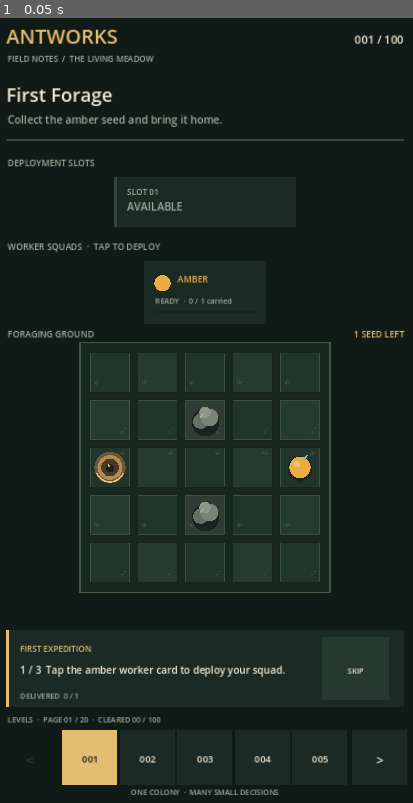
Above: before the commit, frame 1.
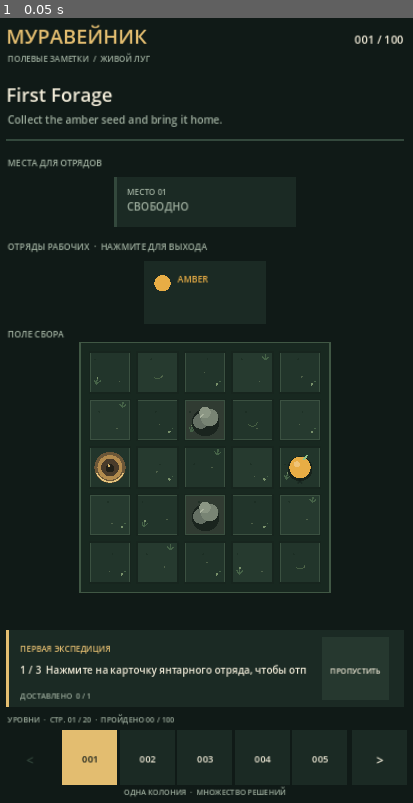
Above: after the commit, the same moment.

Repository: MaiklLX/Game-ANTS
Game: Godot game, scene res://scenes/main.tscn
The game is run twice, just before and just after one commit, with the same random seed, the same clock (stepped at 60 frames per second) and the same inputs.
Inputs:
- Up to frame 1 (0.05 s): no input

The runs differ from the first frame. In frame 1, 2.6% of the frame differs, in the area x 1-99%, y 0-100%.
Error after the commit: Invalid access to property or key 'несут' on a base object of type 'Dictionary'. (res://scripts/ui/game_screen.gd:222)

Commit message:
feat(ui): localize core game interface to Russian and enrich field details

Diff:
--- a/scripts/ui/game_screen.gd
+++ b/scripts/ui/game_screen.gd
@@ -39,7 +39,7 @@
 var _tutorial_step: int = -1
 var _tutorial_skip_rect := Rect2()
 var _selected_squad_id: String = ""
-var _status: String = "Choose a squad to begin."
+var _status: String = "Выберите отряд, чтобы начать."
 var _last_path: Array[Vector2i] = []
 var _last_target: Vector2i = Vector2i(-1, -1)
 var _last_path_start: Vector2i = Vector2i(-1, -1)
@@ -69,7 +69,7 @@
 	_colony = ColonyModelScript.new()
 	var catalog_result: Dictionary = CampaignCatalogScript.load_catalog(CAMPAIGN_MANIFEST_PATH)
 	if not catalog_result["valid"]:
-		_status = "Campaign data error: " + "; ".join(catalog_result["errors"])
+		_status = "Ошибка данных кампании: " + "; ".join(catalog_result["errors"])
 		push_error(_status)
 		queue_redraw()
 		return
@@ -80,7 +80,7 @@
 	_progress_store = ProgressStoreScript.new()
 	var progress_result: Dictionary = _progress_store.load_progress(level_ids)
 	if not progress_result.get("valid", false):
-		_progress_warning = String(progress_result.get("warning", "Progress data could not be loaded."))
+		_progress_warning = String(progress_result.get("warning", "Не удалось загрузить прогресс."))
 	else:
 		_progress_warning = String(progress_result.get("warning", ""))
 	var initial_index := 0
@@ -126,12 +126,12 @@
 
 
 func _draw_header(font: Font) -> void:
-	draw_string(font, Vector2(42, 62), "ANTWORKS", HORIZONTAL_ALIGNMENT_LEFT, -1, ResponsiveLayoutScript.font_size(32, _ui_scale), COLOR_GOLD)
-	var chapter_title := String(_campaign_levels[_level_index].get("chapter_title", "CAMPAIGN")) if not _campaign_levels.is_empty() else "CAMPAIGN DATA"
-	draw_string(font, Vector2(44, 91), "FIELD NOTES  /  " + chapter_title.to_upper(), HORIZONTAL_ALIGNMENT_LEFT, 570, ResponsiveLayoutScript.font_size(13, _ui_scale), COLOR_MUTED)
+	draw_string(font, Vector2(42, 62), "МУРАВЕЙНИК", HORIZONTAL_ALIGNMENT_LEFT, -1, ResponsiveLayoutScript.font_size(32, _ui_scale), COLOR_GOLD)
+	var chapter_title := String(_campaign_levels[_level_index].get("chapter_title", "КАМПАНИЯ")) if not _campaign_levels.is_empty() else "ДАННЫЕ КАМПАНИИ"
+	draw_string(font, Vector2(44, 91), "ПОЛЕВЫЕ ЗАМЕТКИ  /  " + _chapter_title_ru(chapter_title), HORIZONTAL_ALIGNMENT_LEFT, 570, ResponsiveLayoutScript.font_size(13, _ui_scale), COLOR_MUTED)
 	draw_string(font, Vector2(560, 62), "%03d / %03d" % [_level_index + 1, _campaign_levels.size()], HORIZONTAL_ALIGNMENT_RIGHT, 118, ResponsiveLayoutScript.font_size(18, _ui_scale), COLOR_TEXT)
 
-	var title := String(_level_data.get("title", "New field"))
+	var title := String(_level_data.get("title", "Новое поле"))
 	var objective := _objective_for_display(String(_level_data.get("objective", "")))
 	draw_string(font, Vector2(42, 155), title, HORIZONTAL_ALIGNMENT_LEFT, 630, ResponsiveLayoutScript.font_size(30, _ui_scale), COLOR_TEXT)
 	draw_string(font, Vector2(44, 190), objective, HORIZONTAL_ALIGNMENT_LEFT, 632, ResponsiveLayoutScript.font_size(17, _ui_scale), COLOR_MUTED)
@@ -141,6 +141,22 @@
 		draw_line(Vector2(42, 236), Vector2(678, 236), COLOR_GRID, 2.0)
 	else:
 		draw_line(Vector2(42, 216), Vector2(678, 216), COLOR_GRID, 2.0)
+
+
+
+func _chapter_title_ru(value: String) -> String:
+	match value:
+		"The Living Meadow":
+			return "ЖИВОЙ ЛУГ"
+		"The Root Labyrinth":
+			return "ЛАБИРИНТ КОРНЕЙ"
+		"The Amber Orchard":
+			return "ЯНТАРНЫЙ САД"
+		"The Colony Heart: First Dawn":
+			return "СЕРДЦЕ КОЛОНИИ: ПЕРВЫЙ РАССВЕТ"
+		"CAMPAIGN":
+			return "КАМПАНИЯ"
+	return value
 
 
 func _objective_for_display(objective: String) -> String:
@@ -165,7 +181,7 @@
 
 
 func _draw_slots(font: Font) -> void:
-	draw_string(font, Vector2(44, 258 + _layout_extra * 0.08), "DEPLOYMENT SLOTS", HORIZONTAL_ALIGNMENT_LEFT, -1, ResponsiveLayoutScript.font_size(14, _ui_scale), COLOR_MUTED)
+	draw_string(font, Vector2(44, 258 + _layout_extra * 0.08), "МЕСТА ДЛЯ ОТРЯДОВ", HORIZONTAL_ALIGNMENT_LEFT, -1, ResponsiveLayoutScript.font_size(14, _ui_scale), COLOR_MUTED)
 	_slot_rects.clear()
 	var slot_count: int = _colony.slot_capacity
 	var slot_gap := 8.0 if slot_count >= 3 else 14.0
@@ -178,12 +194,12 @@
 		draw_rect(rect, COLOR_PANEL_LIGHT if _slot_is_occupied(index) else COLOR_PANEL)
 		draw_rect(Rect2(rect.position, Vector2(4, rect.size.y)), COLOR_GOLD if _slot_is_occupied(index) else COLOR_GRID)
 		var occupant := _slot_occupant(index)
-		draw_string(font, rect.position + Vector2(20, 28), "SLOT %02d" % (index + 1), HORIZONTAL_ALIGNMENT_LEFT, -1, ResponsiveLayoutScript.font_size(13, _ui_scale), COLOR_MUTED)
-		draw_string(font, rect.position + Vector2(20, 53), occupant if not occupant.is_empty() else "AVAILABLE", HORIZONTAL_ALIGNMENT_LEFT, slot_width - 35, ResponsiveLayoutScript.font_size(17, _ui_scale), COLOR_TEXT if not occupant.is_empty() else COLOR_MUTED)
+		draw_string(font, rect.position + Vector2(20, 28), "МЕСТО %02d" % (index + 1), HORIZONTAL_ALIGNMENT_LEFT, -1, ResponsiveLayoutScript.font_size(13, _ui_scale), COLOR_MUTED)
+		draw_string(font, rect.position + Vector2(20, 53), occupant if not occupant.is_empty() else "СВОБОДНО", HORIZONTAL_ALIGNMENT_LEFT, slot_width - 35, ResponsiveLayoutScript.font_size(17, _ui_scale), COLOR_TEXT if not occupant.is_empty() else COLOR_MUTED)
 
 
 func _draw_squads(font: Font) -> void:
-	draw_string(font, Vector2(44, 392 + _layout_extra * 0.18), "WORKER SQUADS  ·  TAP TO DEPLOY", HORIZONTAL_ALIGNMENT_LEFT, -1, ResponsiveLayoutScript.font_size(14, _ui_scale), COLOR_MUTED)
+	draw_string(font, Vector2(44, 392 + _layout_extra * 0.18), "ОТРЯДЫ РАБОЧИХ  ·  НАЖМИТЕ ДЛЯ ВЫХОДА", HORIZONTAL_ALIGNMENT_LEFT, -1, ResponsiveLayoutScript.font_size(14, _ui_scale), COLOR_MUTED)
 	_squad_rects.clear()
 	var ids := _colony.get_squad_ids()
 	var card_width := ResponsiveLayoutScript.squad_card_width(ids.size())
@@ -202,13 +218,13 @@
 		var squad_color: Color = _color_for(String(squad["color"]))
 		_draw_color_mark(rect.position + Vector2(30, 35), String(squad["color"]), 13.0)
 		draw_string(font, rect.position + Vector2(54, 34), String(squad["color"]).to_upper(), HORIZONTAL_ALIGNMENT_LEFT, -1, ResponsiveLayoutScript.font_size(14, _ui_scale), squad_color)
-		var state := "ON FIELD" if squad["deployed"] else "READY"
-		var carried := int(squad["carried"])
+		var state := "В ПОЛЕ" if squad["deployed"] else "ГОТОВ"
+		var carried := int(squad["несут"])
 		var capacity := int(squad["capacity"])
 		var load_text := "%d/%d" % [carried, capacity] if ids.size() >= 4 else "%d / %d carried" % [carried, capacity]
 		var state_label := state
 		if ids.size() >= 4:
-			state_label = "FIELD" if squad["deployed"] else "READY"
+			state_label = "В ПОЛЕ" if squad["deployed"] else "ГОТОВ"
 		draw_string(font, rect.position + Vector2(18, 68), state_label + "  ·  " + load_text, HORIZONTAL_ALIGNMENT_LEFT, card_width - 28, ResponsiveLayoutScript.font_size(12, _ui_scale), COLOR_MUTED)
 		var meter := Rect2(rect.position + Vector2(18, 79), Vector2(card_width - 36, 4))
 		draw_rect(meter, Color("#17231d"))
@@ -224,8 +240,8 @@
 	_board_gap = CELL_GAP
 
 	var board_label_y := _board_origin.y - 22.0
-	draw_string(font, Vector2(44, board_label_y), "FORAGING GROUND", HORIZONTAL_ALIGNMENT_LEFT, -1, ResponsiveLayoutScript.font_size(14, _ui_scale), COLOR_MUTED)
-	var resource_label := "%d SEED%s LEFT" % [_board.remaining_resources, "" if _board.remaining_resources == 1 else "S"]
+	draw_string(font, Vector2(44, board_label_y), "ПОЛЕ СБОРА", HORIZONTAL_ALIGNMENT_LEFT, -1, ResponsiveLayoutScript.font_size(14, _ui_scale), COLOR_MUTED)
+	var resource_label := "ОСТАЛОСЬ СЕМЯН: %d" % [_board.remaining_resources, "" if _board.remaining_resources == 1 else "S"]
 	draw_string(font, Vector2(498, board_label_y), resource_label, HORIZONTAL_ALIGNMENT_RIGHT, 180, ResponsiveLayoutScript.font_size(14, _ui_scale), COLOR_GOLD)
 
 	var board_frame := Rect2(_board_origin - Vector2(14, 14), Vector2(board_width, board_height) + Vector2(28, 28))
@@ -266,7 +282,7 @@
 			_draw_ant(ant_position, _selected_squad_color(), 1.0 - float(ant_index) * 0.06)
 		# Show a carried seed beside the lead worker after pickup and on the return trip.
 		var selected_squad := _colony.get_squad(_selected_squad_id) if not _selected_squad_id.is_empty() else {}
-		if not selected_squad.is_empty() and int(selected_squad.get("carried", 0)) > 0:
+		if not selected_squad.is_empty() and int(selected_squad.get("несут", 0)) > 0:
 			var lead_position := _position_along_last_path(clampf(_ant_progress, 0.0, 1.0))
 			var seed_tint := _color_for(String(selected_squad.get("color", "amber")))
 			draw_circle(lead_position + Vector2(19, -15), 7.0, Color("#18231c"))
@@ -288,7 +304,7 @@
 	draw_rect(panel, panel_color)
 	draw_rect(Rect2(panel.position, Vector2(4, panel.size.y)), accent_color)
 
-	var heading := "FIELD CLEARED" if completed else "FIELD BLOCKED" if blocked else "FIRST EXPEDITION" if _tutorial_active else "COLONY LOG"
+	var heading := "ПОЛЕ ЗАЧИЩЕНО" if completed else "ПУТЬ ЗАБЛОКИРОВАН" if blocked else "ПЕРВАЯ ЭКСПЕДИЦИЯ" if _tutorial_active else "ЖУРНАЛ КОЛОНИИ"
 	draw_string(font, Vector2(64, 1035 + _layout_extra * 0.68), heading, HORIZONTAL_ALIGNMENT_LEFT, -1, ResponsiveLayoutScript.font_size(13, _ui_scale), accent_color if not _tutorial_active else COLOR_GOLD)
 	var action_width := ResponsiveLayoutScript.status_action_width(_ui_scale)
 	var action_height := ResponsiveLayoutScript.status_action_height(_ui_scale)
@@ -296,15 +312,15 @@
 	if _tutorial_active:
 		_tutorial_skip_rect = Rect2(action_x, panel.position.y + 12, action_width, action_height)
 		draw_rect(_tutorial_skip_rect, COLOR_PANEL_LIGHT)
-		draw_string(font, _tutorial_skip_rect.position + Vector2(0, 58), "SKIP", HORIZONTAL_ALIGNMENT_CENTER, _tutorial_skip_rect.size.x, ResponsiveLayoutScript.font_size(12, _ui_scale), COLOR_TEXT)
+		draw_string(font, _tutorial_skip_rect.position + Vector2(0, 58), "ПРОПУСТИТЬ", HORIZONTAL_ALIGNMENT_CENTER, _tutorial_skip_rect.size.x, ResponsiveLayoutScript.font_size(12, _ui_scale), COLOR_TEXT)
 		draw_string(font, Vector2(64, 1070 + _layout_extra * 0.68), _tutorial_instruction_for_display(), HORIZONTAL_ALIGNMENT_LEFT, 460, ResponsiveLayoutScript.font_size(16, _ui_scale), COLOR_TEXT)
 	else:
 		_restart_rect = Rect2(action_x, panel.position.y + 12, action_width, action_height)
 		draw_rect(_restart_rect, COLOR_PANEL_LIGHT)
-		draw_string(font, _restart_rect.position + Vector2(0, 56), "RETRY", HORIZONTAL_ALIGNMENT_CENTER, _restart_rect.size.x, ResponsiveLayoutScript.font_size(16, _ui_scale), COLOR_TEXT)
+		draw_string(font, _restart_rect.position + Vector2(0, 56), "ЗАНОВО", HORIZONTAL_ALIGNMENT_CENTER, _restart_rect.size.x, ResponsiveLayoutScript.font_size(16, _ui_scale), COLOR_TEXT)
 		draw_string(font, Vector2(64, 1070 + _layout_extra * 0.68), _status_for_display(), HORIZONTAL_ALIGNMENT_LEFT, 460, ResponsiveLayoutScript.font_size(17, _ui_scale), COLOR_TEXT)
 	var delivered := _colony.delivered_resources
-	draw_string(font, Vector2(64, 1110 + _layout_extra * 0.68), "DELIVERED  %d / %d" % [delivered, _board.total_resources], HORIZONTAL_ALIGNMENT_LEFT, -1, ResponsiveLayoutScript.font_size(12, _ui_scale), COLOR_MUTED)
+	draw_string(font, Vector2(64, 1110 + _layout_extra * 0.68), "ДОСТАВЛЕНО  %d / %d" % [delivered, _board.total_resources], HORIZONTAL_ALIGNMENT_LEFT, -1, ResponsiveLayoutScript.font_size(12, _ui_scale), COLOR_MUTED)
 
 
 func _draw_level_picker(font: Font) -> void:
@@ -313,7 +329,7 @@
 	var completed_count: int = 0
 	if _progress_store != null:
 		completed_count = int(_progress_store.get_completed_count())
-	draw_string(font, Vector2(44, 1148 + _layout_extra * 0.86), "LEVELS  ·  PAGE %02d / %02d  ·  CLEARED %02d / %03d" % [page_number, page_count, completed_count, _campaign_levels.size()], HORIZONTAL_ALIGNMENT_LEFT, 630, ResponsiveLayoutScript.font_size(12, _ui_scale), COLOR_MUTED)
+	draw_string(font, Vector2(44, 1148 + _layout_extra * 0.86), "УРОВНИ  ·  СТР. %02d / %02d  ·  ПРОЙДЕНО %02d / %03d" % [page_number, page_count, completed_count, _campaign_levels.size()], HORIZONTAL_ALIGNMENT_LEFT, 630, ResponsiveLayoutScript.font_size(12, _ui_scale), COLOR_MUTED)
 	_level_rects.clear()
 
 	var button_width := _level_button_size()
@@ -347,7 +363,7 @@
 	draw_string(font, _next_page_rect.position + Vector2(0, 56), ">", HORIZONTAL_ALIGNMENT_CENTER, arrow_width, ResponsiveLayoutScript.font_size(20, _ui_scale), COLOR_TEXT if has_next_page else COLOR_GRID)
 
 	if ResponsiveLayoutScript.show_footer(_ui_scale):
-		draw_string(font, Vector2(0, 1264 + _layout_extra * 0.95), "ONE COLONY  ·  MANY SMALL DECISIONS", HORIZONTAL_ALIGNMENT_CENTER, 720, ResponsiveLayoutScript.font_size(12, _ui_scale), COLOR_MUTED)
+		draw_string(font, Vector2(0, 1264 + _layout_extra * 0.95), "ОДНА КОЛОНИЯ  ·  МНОЖЕСТВО РЕШЕНИЙ", HORIZONTAL_ALIGNMENT_CENTER, 720, ResponsiveLayoutScript.font_size(12, _ui_scale), COLOR_MUTED)
 
 
 func _levels_per_page() -> int:
@@ -425,7 +441,7 @@
 	_returning_to_nest = false
 	_ant_progress = 0.0
 	if _campaign_levels.is_empty():
-		_status = "No playable levels are available."
+		_status = "Нет доступных уровней."
 		queue_redraw()
 		return
 	_level_index = clampi(index, 0, _campaign_levels.size() - 1)
@@ -438,13 +454,13 @@
 	_last_path.clear()
 	_last_target = Vector2i(-1, -1)
 	_last_path_start = _board.start
-	_status = "Choose a squad to begin." if result["valid"] else str(result["errors"])
+	_status = "Выберите отряд, чтобы начать." if result["valid"] else str(result["errors"])
 	if result["valid"] and _progress_store != null:
 		var save_result: Dictionary = _progress_store.set_last_selected_level(String(_campaign_levels[_level_index]["id"]))
 		if not save_result.get("valid", false):
-			_progress_warning = String(save_result.get("warning", "Progress could not be saved."))
+			_progress_warning = String(save_result.get("warning", "Не удалось сохранить прогресс."))
 	if result["valid"] and not _progress_warning.is_empty():
-		_status = "Progress note: " + _progress_warning
+		_status = "Примечание к прогрессу: " + _progress_warning
 	queue_redraw()
 
 
@@ -469,12 +485,12 @@
 
 func _collect_selected_squad(cell: Vector2i) -> void:
 	if _selected_squad_id.is_empty():
-		_status = "Choose a worker squad first."
+		_status = "Сначала выберите отряд рабочих."
 		queue_redraw()
 		return
 	var squad: Dictionary = _colony.get_squad(_selected_squad_id)
 	if squad.is_empty() or not squad["deployed"]:
-		_status = "Deploy the selected squad first."
+		_status = "Сначала отправьте выбранный отряд в поле."
 		queue_redraw()
 		return
 	var squad_position: Vector2i = squad.get("position", Vector2i(-1, -1))
@@ -491,7 +507,7 @@
 	_ant_progress = 0.0
 	_returning_to_nest = false
 	_is_animating = true
-	_status = "Workers are following the trail..."
+	_status = "Рабочие идут по тропе…"
 	_start_path_animation(1.0, false)
 	queue_redraw()
 
@@ -516,7 +532,7 @@
 		return
 	_returning_to_nest = true
 	_is_animating = true
-	_status = "Workers are following the trail home..."
+	_status = "Рабочие возвращаются домой…"
 	_start_path_animation(1.0, true)
 	queue_redraw()
 
@@ -548,10 +564,10 @@
 			if _tutorial_active and _tutorial_step == 1 and _last_target == Vector2i(4, 2):
 				_tutorial_step = 2
 			var squad: Dictionary = _colony.get_squad(_selected_squad_id)
-			if squad.get("carried", 0) >= squad.get("capacity", 1):
-				_status = "Load full. Tap the nest to deliver and free the slot."
+			if squad.get("несут", 0) >= squad.get("capacity", 1):
+				_status = "Отряд загружен. Нажмите на муравейник, чтобы доставить груз."
 			else:
-				_status = "Seed collected. Tap another matching seed or return to the nest."
+				_status = "Семя собрано. Найдите ещё одно подходящего цвета или возвращайтесь домой."
 		_check_terminal_state()
 	queue_redraw()
 
@@ -624,23 +640,23 @@
 		if _progress_store != null and not _progress_store.is_level_completed(level_id):
 			var save_result: Dictionary = _progress_store.mark_level_completed(level_id)
 			if not save_result.get("valid", false):
-				_progress_warning = String(save_result.get("warning", "Progress could not be saved."))
-		_status = "Field cleared! Every seed is safely home."
+				_progress_warning = String(save_result.get("warning", "Не удалось сохранить прогресс."))
+		_status = "Победа! Все семена доставлены домой."
 		if not _progress_warning.is_empty():
 			_status += "  " + _progress_warning
 	elif TurnResolverScript.is_level_blocked(_board, _colony):
-		_status = "No available squad can reach the remaining seeds. Retry this field."
+		_status = "Ни один отряд не может добраться до оставшихся семян. Попробуйте снова."
 
 
 func _tutorial_instruction() -> String:
 	match _tutorial_step:
 		0:
-			return "1 / 3  Tap the amber worker card to deploy your squad."
+			return "1 / 3  Нажмите на карточку янтарного отряда, чтобы отправить его в поле."
 		1:
-			return "2 / 3  Tap the amber seed on the far side of the field."
+			return "2 / 3  Нажмите на янтарное семя на дальней стороне поля."
 		2:
-			return "3 / 3  Tap the nest to bring the seed home."
-	return "Follow the steps to complete your first expedition."
+			return "3 / 3  Нажмите на муравейник, чтобы доставить семя домой."
+	return "Выполните шаги, чтобы завершить первую экспедицию."
 
 
 func _tutorial_instruction_for_display() -> String:
@@ -648,27 +664,27 @@
 		return _tutorial_instruction()
 	match _tutorial_step:
 		0:
-			return "1 / 3  Tap AMBER to deploy."
+			return "1 / 3  Отправьте ЯНТАРНЫЙ отряд."
 		1:
-			return "2 / 3  Tap the amber seed."
+			return "2 / 3  Соберите янтарное семя."
 		2:
-			return "3 / 3  Tap the nest to return."
-	return "Follow the steps to finish."
+			return "3 / 3  Вернитесь в муравейник."
+	return "Выполните все шаги."
 
 
 func _status_for_display() -> String:
 	if _ui_scale >= 0.48:
 		return _status
 	if _status.begins_with("Load full."):
-		return "Load full. Tap nest to deliver."
+		return "Груз собран. Нажмите на муравейник."
 	if _status.begins_with("Seed collected."):
-		return "Seed collected. Continue or return."
+		return "Семя собрано. Продолжайте сбор или возвращайтесь."
 	if _status.contains("delivered. Deployment slot is free."):
 		return _status.replace("Deployment slot is free.", "Slot free.")
 	if _status.begins_with("Field cleared!"):
-		return "Field cleared! All seeds home."
+		return "Победа! Все семена дома."
 	if _status.begins_with("No available squad"):
-		return "No route left. Retry field."
+		return "Пути нет. Начните заново."
 	if _status.length() > 38:
 		return _status.left(35).strip_edges() + "…"
 	return _status
@@ -682,10 +698,10 @@
 	if _progress_store != null:
 		var save_result: Dictionary = _progress_store.mark_tutorial_completed()
 		if not save_result.get("valid", false):
-			_progress_warning = String(save_result.get("warning", "Tutorial completion could not be saved."))
+			_progress_warning = String(save_result.get("warning", "Не удалось сохранить завершение обучения."))
 			_status = _progress_warning
 		else:
-			_status = "First expedition complete. The colony is ready."
+			_status = "Первая экспедиция завершена. Колония готова!"
 	queue_redraw()
 
 func _cell_at(point: Vector2) -> Vector2i:
@@ -771,21 +787,28 @@
 func _draw_ground_detail(rect: Rect2, cell: Vector2i) -> void:
 	# Quiet, deterministic meadow marks add texture without competing with game pieces.
 	var base := rect.position
-	var variant := posmod(cell.x * 3 + cell.y * 5, 3)
-	var tint := Color("#38513b")
+	var variant := posmod(cell.x * 7 + cell.y * 11, 5)
+	var tint := Color("#456247")
+	var glint := Color("#78906a")
+	# Layered soil grain and tiny clover/root marks give every tile its own surface.
+	draw_circle(base + Vector2(10 + variant * 7, 13 + posmod(cell.y, 3) * 8), 1.6, Color("#17291f", 0.55))
+	draw_circle(base + Vector2(49 - variant * 4, 48 - posmod(cell.x, 3) * 7), 1.2, Color("#81916a", 0.45))
 	if variant == 0:
 		var root := base + Vector2(12, 53)
-		draw_line(root, root + Vector2(-3, -6), tint, 1.5)
-		draw_line(root, root + Vector2(2, -8), tint, 1.5)
-		draw_line(root, root + Vector2(6, -5), tint, 1.5)
+		draw_line(root, root + Vector2(-3, -7), tint, 2.0)
+		draw_line(root, root + Vector2(2, -10), tint, 2.0)
+		draw_line(root, root + Vector2(7, -6), tint, 2.0)
+		draw_circle(root + Vector2(2, -10), 1.7, glint)
 	elif variant == 1:
 		var root := base + Vector2(54, 14)
-		draw_line(root, root + Vector2(-4, -5), tint, 1.5)
-		draw_line(root, root + Vector2(1, -8), tint, 1.5)
-		draw_line(root, root + Vector2(5, -4), tint, 1.5)
+		draw_line(root, root + Vector2(-5, -6), tint, 2.0)
+		draw_line(root, root + Vector2(1, -9), tint, 2.0)
+		draw_line(root, root + Vector2(6, -5), tint, 2.0)
+	elif variant == 2:
+		draw_arc(base + Vector2(34, 36), 8.0, 0.2, 2.5, 12, Color("#58734f", 0.65), 1.4)
 	else:
-		draw_circle(base + Vector2(53, 53), 1.5, tint)
-		draw_circle(base + Vector2(58, 48), 1.0, tint)
+		draw_circle(base + Vector2(53, 53), 2.0, glint)
+		draw_circle(base + Vector2(58, 48), 1.2, tint)
 
 
 func _draw_color_mark(center: Vector2, color_name: String, radius: float) -> void:
